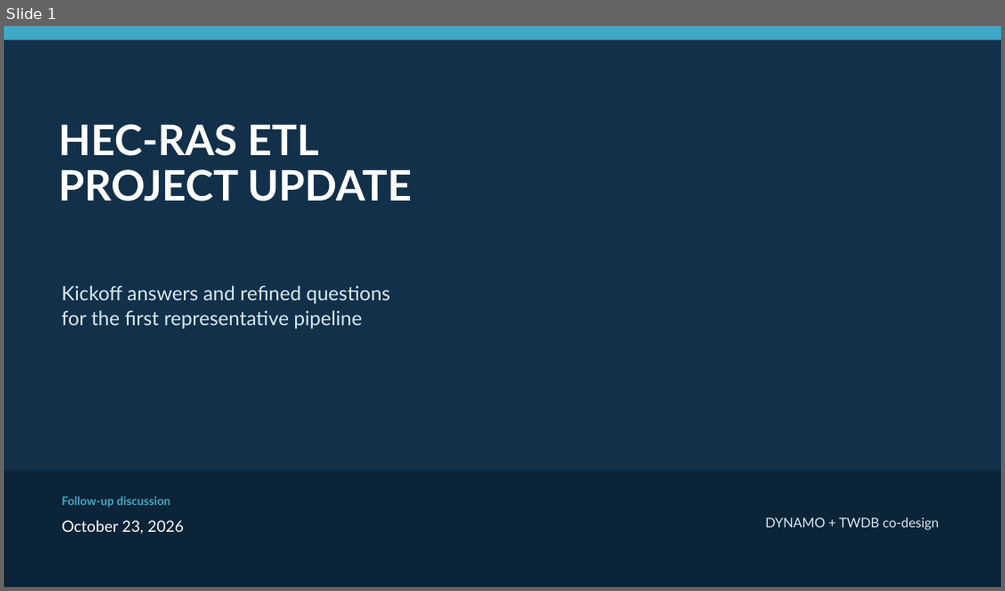
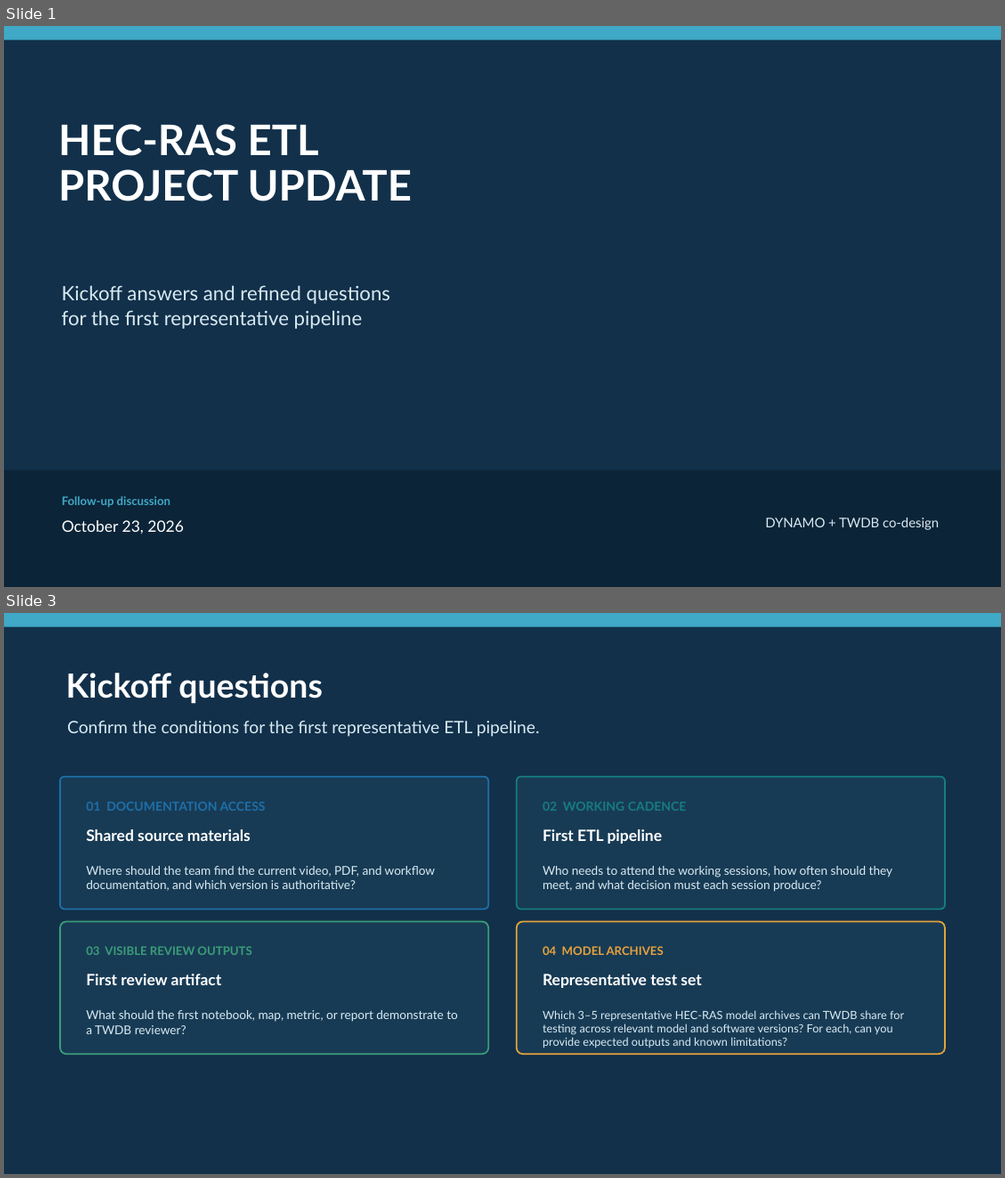
Before and after one commit to wmobley/twdb-flood-model-automation, a slide deck: project/presentations/updates-2026-10-23/TWDB-Updates-2026-10-23.pptx. Shown one above the other, each under a label of ours: slide 1 before the commit, slides 1 and 3 after it; the slides between them are not shown. The pictures are 1005x591 and 1005x1178 pixels, drawn with LibreOffice and Linux fonts; fonts in the diff are those of the drawing. Boxes give left, top, right and bottom in pixels: in the first picture for what was removed or moved away, otherwise in the second. Text is boxed around its words. In the diff, an @@ line names an element or a change of style, - is before the commit and + after.

```diff
--- a/project/presentations/updates-2026-10-23/TWDB-Updates-2026-10-23.pptx
+++ b/project/presentations/updates-2026-10-23/TWDB-Updates-2026-10-23.pptx
@@ slide 3 added at (x1=4, y1=613, x2=1001, y2=1174), background #12304A @@
@@ rectangle added at (x1=4, y1=613, x2=1001, y2=627), fill #40A9C7 @@
@@ text added at (x1=66, y1=673, x2=322, y2=704), 32 pt, text #FFFFFF, bold @@
+Kickoff questions
@@ text added at (x1=67, y1=721, x2=540, y2=737), 16.5 pt, text #D8EAF2 @@
+Confirm the conditions for the first representative ETL pipeline.
@@ rounded rectangle added at (x1=60, y1=777, x2=488, y2=909), fill #183B55, outline #1E6FA8 1.5 pt @@
@@ rounded rectangle added at (x1=517, y1=777, x2=945, y2=909), fill #183B55, outline #167C80 1.5 pt @@
@@ text added at (x1=86, y1=802, x2=266, y2=811), 12 pt, text #1E6FA8, bold @@
+01 DOCUMENTATION ACCESS
@@ text added at (x1=542, y1=802, x2=687, y2=811), 12 pt, text #167C80, bold @@
+02 WORKING CADENCE
@@ text added at (x1=86, y1=829, x2=251, y2=841), 15 pt, text #FFFFFF, bold @@
+Shared source materials
@@ text added at (x1=542, y1=829, x2=663, y2=844), 15 pt, text #FFFFFF, bold @@
+First ETL pipeline
@@ text added at (x1=86, y1=866, x2=435, y2=891), 11.6 pt, text #D8EAF2 @@
+Where should the team find the current video, PDF, and workflow documentation, and which version is authoritative?
@@ text added at (x1=542, y1=866, x2=892, y2=892), 11.6 pt, text #D8EAF2 @@
+Who needs to attend the working sessions, how often should they meet, and what decision must each session produce?
@@ rounded rectangle added at (x1=60, y1=921, x2=488, y2=1054), fill #183B55, outline #3A9D78 1.5 pt @@
@@ rounded rectangle added at (x1=517, y1=921, x2=945, y2=1054), fill #183B55, outline #E6A23C 1.5 pt @@
@@ text added at (x1=86, y1=946, x2=251, y2=955), 11.2 pt, text #3A9D78, bold @@
+03 VISIBLE REVIEW OUTPUTS
@@ text added at (x1=542, y1=946, x2=663, y2=955), 11.2 pt, text #E6A23C, bold @@
+04 MODEL ARCHIVES
@@ text added at (x1=86, y1=973, x2=222, y2=985), 15 pt, text #FFFFFF, bold @@
+First review artifact
@@ text added at (x1=542, y1=973, x2=701, y2=988), 15 pt, text #FFFFFF, bold @@
+Representative test set
@@ text added at (x1=86, y1=1010, x2=458, y2=1034), 11.6 pt, text #D8EAF2 @@
+What should the first notebook, map, metric, or report demonstrate to a TWDB reviewer?
@@ text added at (x1=542, y1=1010, x2=904, y2=1047), 10.9 pt, text #D8EAF2 @@
+Which 3–5 representative HEC-RAS model archives can TWDB share for testing across relevant model and software versions? For each, can you provide expected outputs and known limitations?
```
Also in this commit, not shown: 1 slide changed, 2 other slides added, 5 slides removed, 4 other files.
